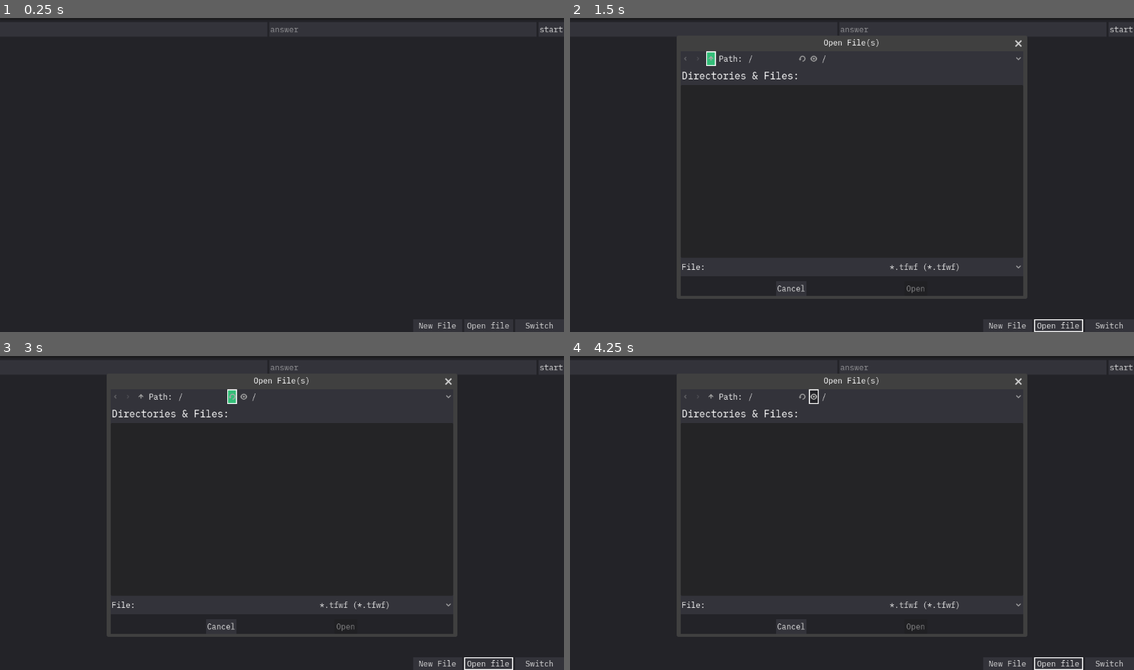
Above: before the commit, frames 1-4 (two rows, left to right).
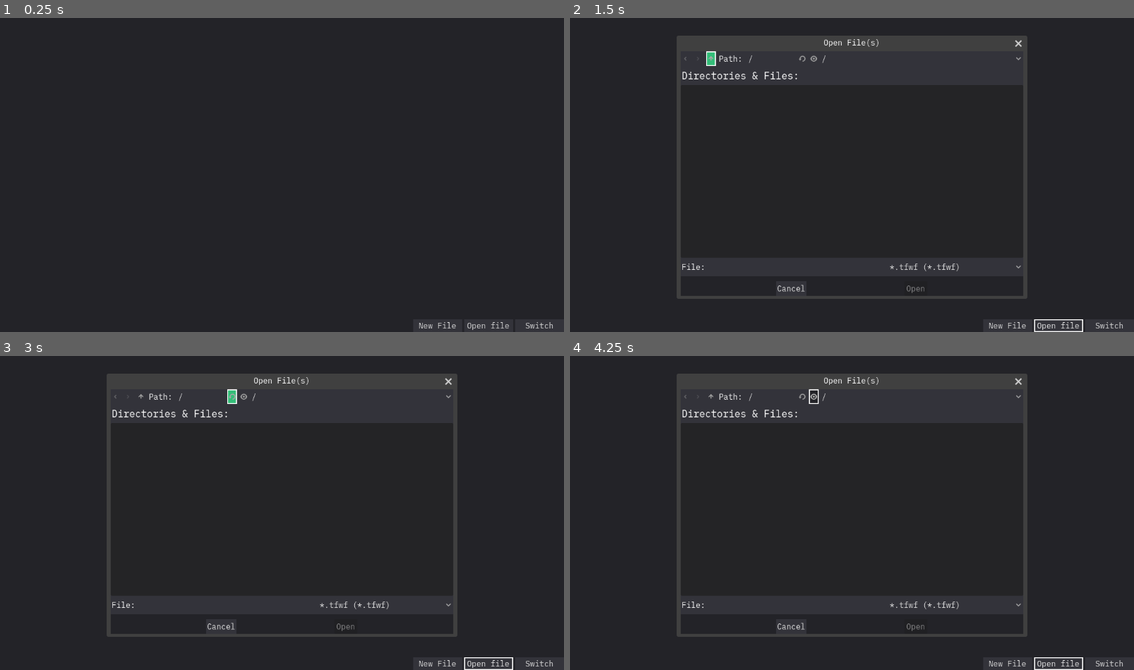
Above: after the commit, the same moments.

Repository: Extner32/mindLab
Game: Godot game, scene res://main.tscn
The game is run twice, just before and just after one commit, with the same random seed, the same clock (stepped at 60 frames per second) and the same inputs.
Inputs (mouse positions are in pixels of both pictures, inside the frame that each line leads up to):
- Up to frame 1 (0.25 s): no input
- Up to frame 2 (1.5 s): click "Open file" at 0.5 s; click (711, 58) at 1.25 s
- Up to frame 3 (3 s): click (141, 396) at 2 s; click (231, 396) at 2.75 s
- Up to frame 4 (4.25 s): click (812, 396) at 3.5 s

The runs differ from the first frame. In frame 1, less than 0.1% of the frame differs, in the area x 47-100%, y 2-5%; in frame 2, less than 0.1%; in frame 3, less than 0.1%; in frame 4, less than 0.1%.

Commit message:
added opened files managing

Diff:
--- a/file manager/file_manager.gd
+++ b/file manager/file_manager.gd
@@ -1,9 +1,10 @@
 class_name FileManager
-extends Node
+extends Control
 
 var open_files_path = []
+var opened_files_names = []
 
-@onready var opened_files = $OpenedFiles
+@onready var opened_files = $ScrollContainer/OpenedFiles
 
 func _ready():
 	$FileDialog.hide()
@@ -45,13 +46,13 @@
 func open_files():
 	var filepaths = await open_filedialog()
 
-	var opened_files = []
-	for file in $OpenedFiles.get_children():
-		opened_files.append(file.path.get_file())
+	opened_files_names.clear()
+	for file in opened_files.get_children():
+		opened_files_names.append(file.path.get_file())
 
 	for filepath in filepaths:
-		if filepath.get_file() in opened_files:
+		if filepath.get_file() in opened_files_names:
 			$FileOpenedDialog.show()
 		else:
 			print("huh")
-			$OpenedFiles.add_child(read_file(filepath))
+			opened_files.add_child(read_file(filepath))
--- a/file manager/file_manager.tscn
+++ b/file manager/file_manager.tscn
@@ -3,8 +3,16 @@
 [ext_resource type="Script" path="res://file manager/file_manager.gd" id="1_yk35e"]
 [ext_resource type="Theme" uid="uid://bgr3x6jwhynme" path="res://themes/dark_theme.tres" id="2_em32t"]
 
-[node name="FileManager" type="Node"]
+[node name="FileManager" type="Control"]
 process_mode = 1
+layout_mode = 3
+anchors_preset = 15
+anchor_right = 1.0
+anchor_bottom = 1.0
+grow_horizontal = 2
+grow_vertical = 2
+size_flags_horizontal = 3
+size_flags_vertical = 3
 script = ExtResource("1_yk35e")
 
 [node name="FileDialog" type="FileDialog" parent="."]
@@ -18,12 +26,23 @@
 access = 2
 filters = PackedStringArray("*.tfwf")
 
-[node name="OpenedFiles" type="Node" parent="."]
-
 [node name="FileOpenedDialog" type="AcceptDialog" parent="."]
 initial_position = 2
 size = Vector2i(237, 100)
 theme = ExtResource("2_em32t")
 dialog_text = "File is already opened!"
 
+[node name="ScrollContainer" type="ScrollContainer" parent="."]
+layout_mode = 1
+anchors_preset = 15
+anchor_right = 1.0
+anchor_bottom = 1.0
+grow_horizontal = 2
+grow_vertical = 2
+
+[node name="OpenedFiles" type="HBoxContainer" parent="ScrollContainer"]
+layout_mode = 2
+size_flags_horizontal = 3
+size_flags_vertical = 3
+
 [connection signal="files_selected" from="FileDialog" to="." method="_on_file_dialog_files_selected"]
--- a/learning/OneCycle.gd
+++ b/learning/OneCycle.gd
@@ -14,11 +14,11 @@
 
 		if answer.text == all_wordpairs[wp_idx].new_word:
 			all_wordpairs[wp_idx].history.append(true)
-			prev_pairs.text = "[bgcolor="+UserSettings.correct_color.to_html()+"]"+all_wordpairs[wp_idx].nat_word+": "+all_wordpairs[wp_idx].new_word+"[/bgcolor]"+"\n"+prev_pairs.text
+			prev_pairs.text = "[color="+UserSettings.correct_color.to_html()+"]"+all_wordpairs[wp_idx].nat_word+": "+all_wordpairs[wp_idx].new_word+"[/color]"+"\n"+prev_pairs.text
 			parent.correct_words += 1
 		else:
 			all_wordpairs[wp_idx].history.append(false)
-			prev_pairs.text = "[bgcolor="+UserSettings.wrong_color.to_html()+"]"+all_wordpairs[wp_idx].nat_word+": "+answer.text+": "+all_wordpairs[wp_idx].new_word+"[/bgcolor]"+"\n"+prev_pairs.text
+			prev_pairs.text = "[color="+UserSettings.wrong_color.to_html()+"]"+all_wordpairs[wp_idx].nat_word+": "+answer.text+"-> "+all_wordpairs[wp_idx].new_word+"[/color]"+"\n"+prev_pairs.text
 			parent.wrong_words += 1
 
 		answer.text = ""
--- a/main.gd
+++ b/main.gd
@@ -1,8 +1,8 @@
 extends Control
 
 func _on_open_file_button_pressed():
-	await $FileManager.open_files()
-	for file in $FileManager/OpenedFiles.get_children():
+	await $VBoxContainer/HBoxContainer/FileManager.open_files()
+	for file in $VBoxContainer/HBoxContainer/FileManager.opened_files.get_children():
 		$VBoxContainer/Editor.add_words_file(file)
 
-	$VBoxContainer/Learning.combine_files($FileManager.opened_files)
+	$VBoxContainer/Learning.combine_files($VBoxContainer/HBoxContainer/FileManager.opened_files)
--- a/main.tscn
+++ b/main.tscn
@@ -38,10 +38,8 @@
 size_flags_vertical = 10
 size_flags_stretch_ratio = 0.0
 
-[node name="Panel" type="Panel" parent="VBoxContainer/HBoxContainer"]
+[node name="FileManager" parent="VBoxContainer/HBoxContainer" instance=ExtResource("2_abvjp")]
 layout_mode = 2
-size_flags_horizontal = 3
-size_flags_stretch_ratio = 1.22
 
 [node name="NewFileButton" type="Button" parent="VBoxContainer/HBoxContainer"]
 custom_minimum_size = Vector2(100, 0)
@@ -61,6 +59,4 @@
 size_flags_horizontal = 0
 text = "Switch"
 
-[node name="FileManager" parent="." instance=ExtResource("2_abvjp")]
-
 [connection signal="pressed" from="VBoxContainer/HBoxContainer/OpenFileButton" to="." method="_on_open_file_button_pressed"]
--- a/words file/words_file.gd
+++ b/words file/words_file.gd
@@ -1,4 +1,4 @@
-extends Node
+extends Control
 
 var wordpairs = []
 var path = ""
--- a/words file/words_file.tscn
+++ b/words file/words_file.tscn
@@ -1,6 +1,37 @@
-[gd_scene load_steps=2 format=3 uid="uid://bqn58tx5ka2py"]
+[gd_scene load_steps=4 format=3 uid="uid://bqn58tx5ka2py"]
 
 [ext_resource type="Script" path="res://words file/words_file.gd" id="1_61l7c"]
+[ext_resource type="Theme" uid="uid://bgr3x6jwhynme" path="res://themes/dark_theme.tres" id="1_q77f5"]
+[ext_resource type="Texture2D" uid="uid://cyfvx4finfivn" path="res://close.png" id="3_1dlxp"]
 
-[node name="WordsFile" type="Node"]
+[node name="WordsFile" type="Control"]
+custom_minimum_size = Vector2(100, 0)
+layout_mode = 3
+anchors_preset = 15
+anchor_right = 1.0
+anchor_bottom = 1.0
+grow_horizontal = 2
+grow_vertical = 2
+size_flags_vertical = 3
+theme = ExtResource("1_q77f5")
 script = ExtResource("1_61l7c")
+
+[node name="HBoxContainer" type="HBoxContainer" parent="."]
+layout_mode = 1
+anchors_preset = 15
+anchor_right = 1.0
+anchor_bottom = 1.0
+grow_horizontal = 2
+grow_vertical = 2
+
+[node name="Label" type="Label" parent="HBoxContainer"]
+layout_mode = 2
+size_flags_horizontal = 3
+size_flags_vertical = 1
+text = "filename"
+vertical_alignment = 1
+
+[node name="Button" type="Button" parent="HBoxContainer"]
+custom_minimum_size = Vector2(15, 15)
+layout_mode = 2
+icon = ExtResource("3_1dlxp")
Binary file added: close.png
Not shown, added: close.png.import
Not shown: 1 places in main.tscn that only renumber resources
